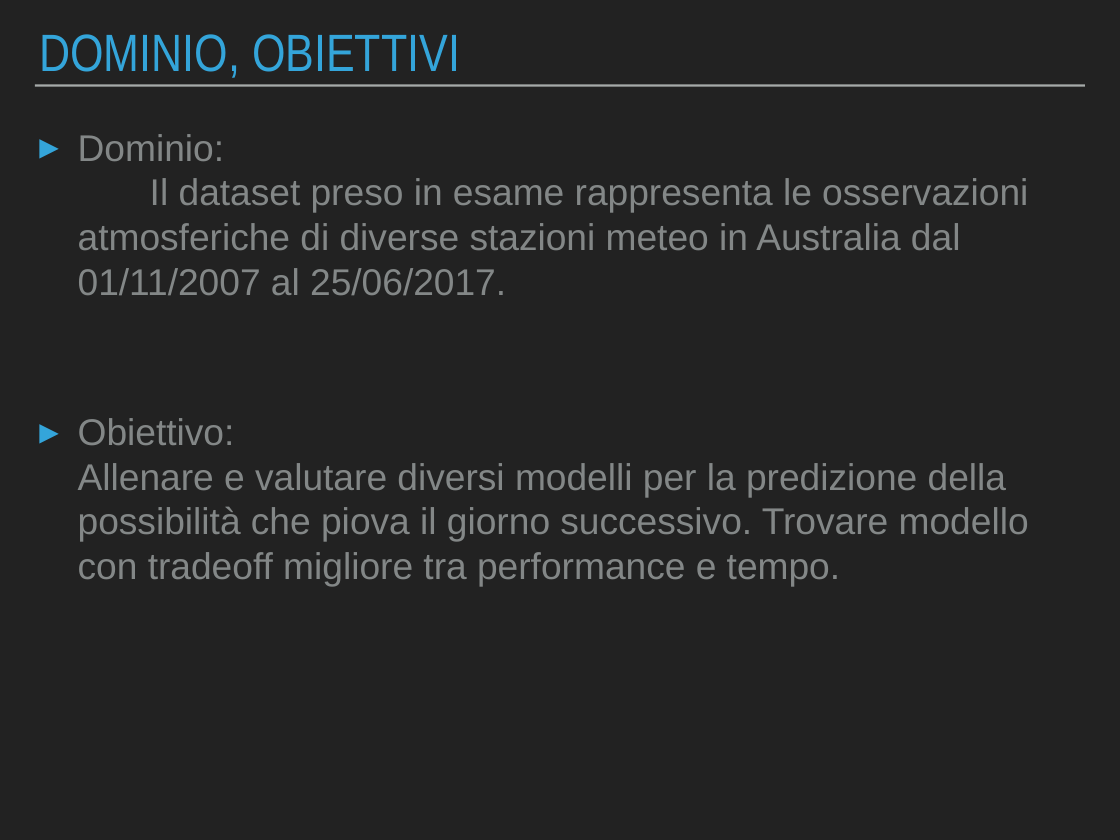
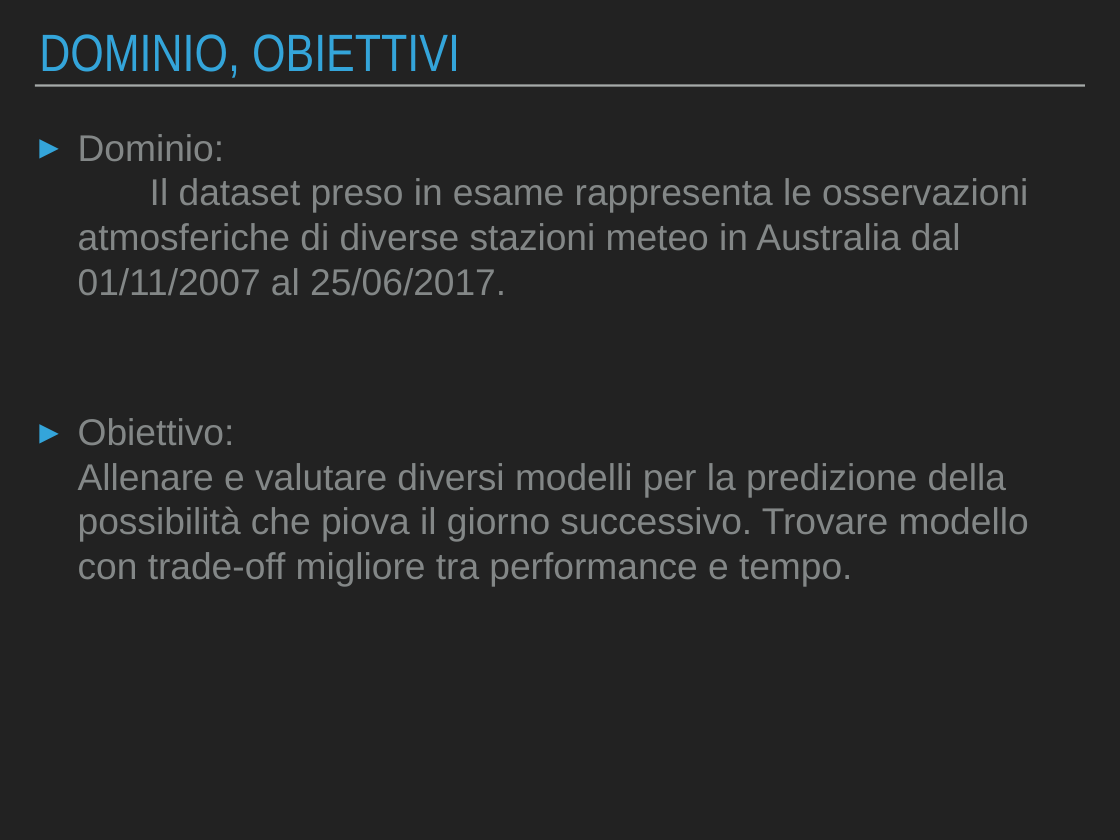
Before and after one commit to Beltra97/Unimib_MachineLearning, a slide deck: slide 2 of PresentazionePowerPoint.pptx. Drawn at 1120x840 pixels with LibreOffice and Linux fonts; fonts in the diff are those of the drawing. Boxes give left, top, right and bottom in pixels: in the first picture for what was removed or moved away, otherwise in the second. Text is boxed around its words. In the diff, an @@ line names an element or a change of style, - is before the commit and + after.

```diff
--- a/PresentazionePowerPoint.pptx
+++ b/PresentazionePowerPoint.pptx
@@ text at (78, 418, 1029, 586): text changed @@
-▸ Obiettivo: Allenare e valutare diversi modelli per la predizione della possibilità che piova il giorno successivo. Trovare modello con tradeoff migliore tra performance e tempo.
+▸ Obiettivo: Allenare e valutare diversi modelli per la predizione della possibilità che piova il giorno successivo. Trovare modello con trade-off migliore tra performance e tempo.
```
Also in this commit, not shown: 9 other slides changed, 2 other files.
